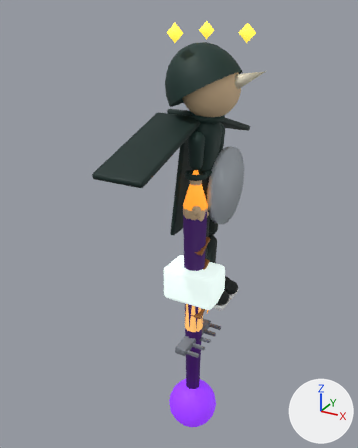
The glTF model public/assets/fighters/umbra.glb as it was, and as the next commit left it.
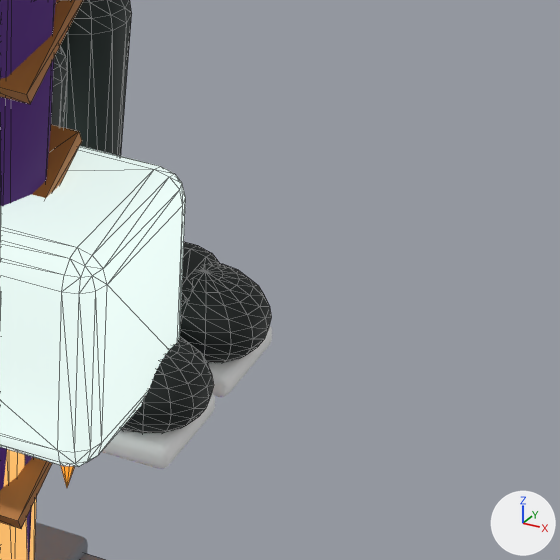
The first picture shows the older version from a 50 mm lens placed at (1.63, -3.4, 2.27), pointed at (-0.22, -0.04, 0.59). The close-ups show the older and then the newer version on the part from 55% to 79% of the width and 54% to 72% of the height of that picture. Only the edits that show in the close-ups are written down. Every picture has the same lights, and +X, +Y and +Z are marked at lower right. The close-ups show mesh edges as thin lines. Where no turn or scale is listed for an object, it has been applied to the vertices. Vertices at exactly the same position are counted once.

Objects in the first close-up: 'baguette', 'calf.001', 'cut0', 'cut1', 'cut3', 'hammerHead', 'rakeHead', 'shadowArm', 'sole', 'sole.001', 'toe', 'toe.001' and 4 more.
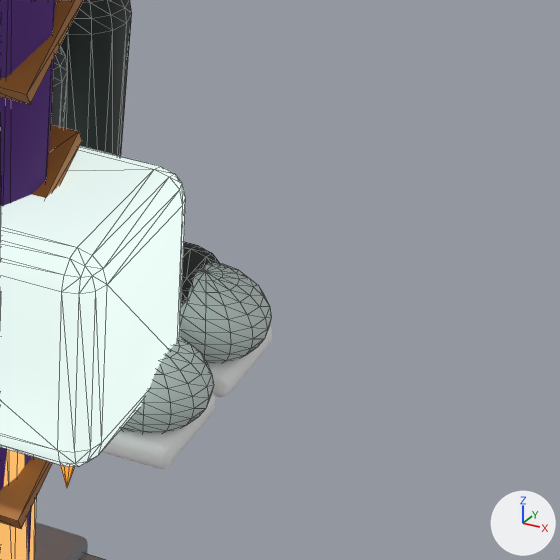
The change, as a list of edits to the scene's bpy script:
```text
Add mat_cc8d6d2:
    mat_cc8d6d2 = principled_material('cc8d6d2')
    mat_cc8d6d2.base_color = (0.578, 0.672, 0.644)  # light grey #c8d6d2
    mat_cc8d6d2.roughness = 0.65
Change me_toe:
    where me_toe.from_pydata(...)  # 178 vertices, 352 faces; spans x -0.09..0.09, y -0.081..0.081, z -0.062..0.062
    used by ob_toe; location = (0.19, -0.094, 0.025)
    me_toe part 1: 352 faces spanning x -0.09..0.09, y -0.081..0.081, z -0.062..0.062 switch from mat_c0b1614 (black #0b1614) to mat_cc8d6d2 (light grey #c8d6d2)
Change me_toe_001:
    where me_toe_001.from_pydata(...)  # 178 vertices, 352 faces; spans x -0.09..0.09, y -0.081..0.081, z -0.062..0.062
    used by ob_toe_001; location = (0.19, 0.094, 0.025)
    me_toe_001 part 2: 352 faces spanning x -0.09..0.09, y -0.081..0.081, z -0.062..0.062 switch from mat_c0b1614 (black #0b1614) to mat_cc8d6d2 (light grey #c8d6d2)
```

What differs and where, as boxes (x1, y1, x2, y2) in the close-ups (560 x 560 px):
part 1 of me_toe, recoloured (black to light grey): (121, 337, 214, 433) in both
part 2 of me_toe_001, recoloured (black to light grey): (180, 263, 271, 363) in both
